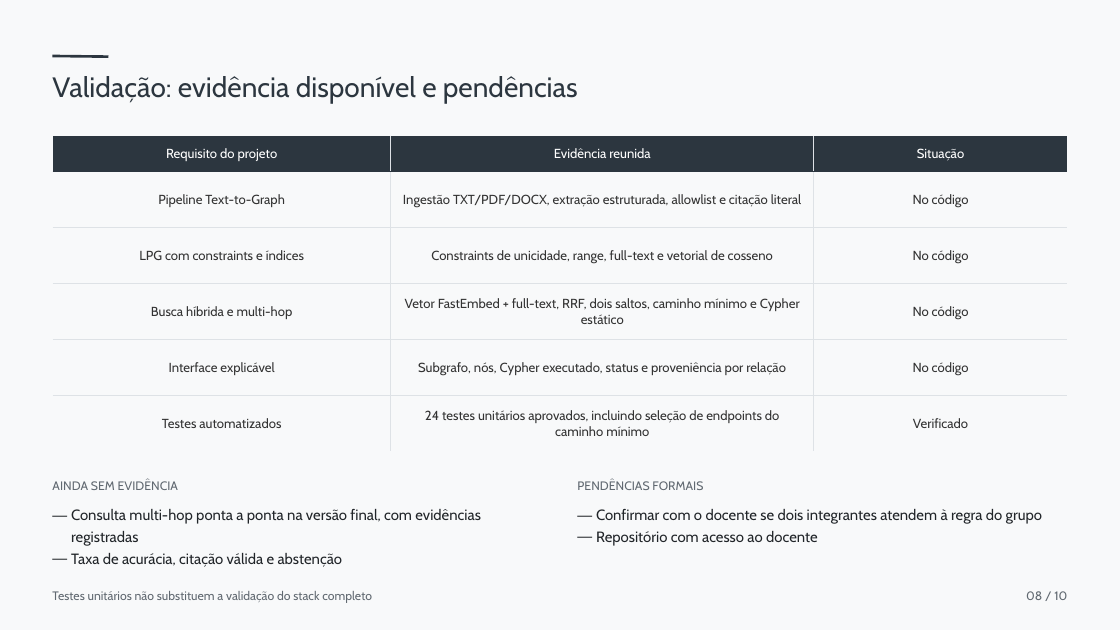
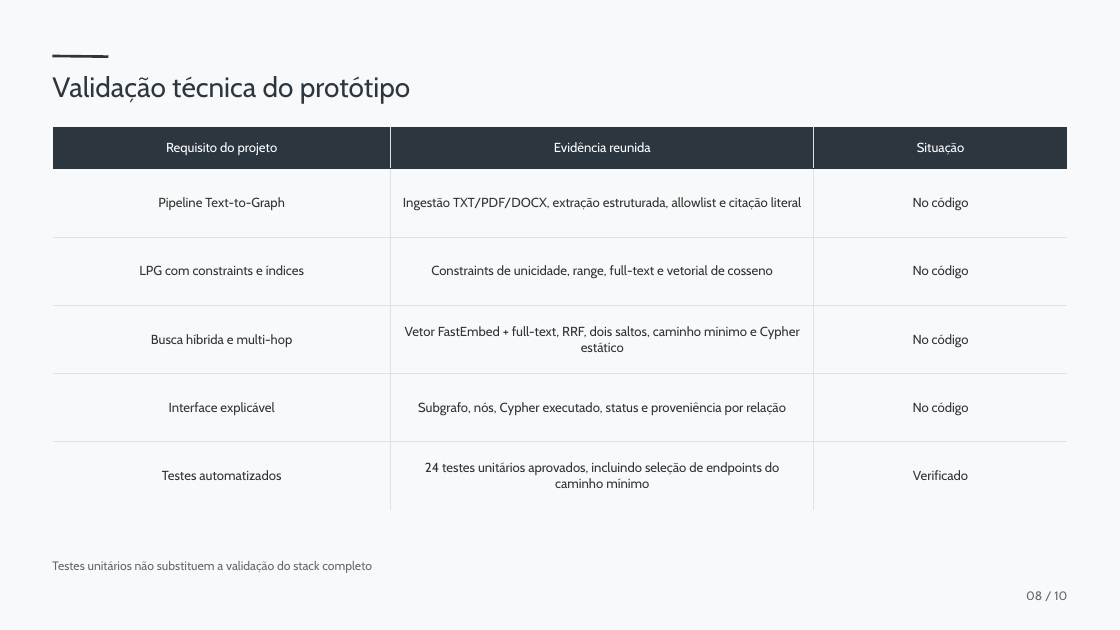
Before and after one commit to ARTHURNOBREGA1268/cinegrafo, a slide deck: slide 8 of docs/06_apresentacao_cinegrafo.pptx. Drawn at 1120x630 pixels with LibreOffice and Linux fonts; fonts in the diff are those of the drawing. Boxes give left, top, right and bottom in pixels: in the first picture for what was removed or moved away, otherwise in the second. Text is boxed around its words. In the diff, an @@ line names an element or a change of style, - is before the commit and + after.

Commit message:
docs: remove pending-items panels from validation slide

```diff
--- a/docs/06_apresentacao_cinegrafo.pptx
+++ b/docs/06_apresentacao_cinegrafo.pptx
@@ text at (x1=52, y1=76, x2=410, y2=104): text changed @@
-Validação: evidência disponível e pendências
+Validação técnica do protótipo
@@ table resized from (x1=52, y1=137, x2=1067, y2=452) to (x1=52, y1=127, x2=1067, y2=510) @@
@@ text removed at (x1=52, y1=479, x2=178, y2=490) @@
-AINDA SEM EVIDÊNCIA
@@ text removed at (x1=577, y1=479, x2=703, y2=490) @@
-PENDÊNCIAS FORMAIS
@@ text removed at (x1=71, y1=509, x2=481, y2=567) @@
-— Consulta multi-hop ponta a ponta na versão final, com evidências registradas
-— Taxa de acurácia, citação válida e abstenção
@@ text removed at (x1=596, y1=509, x2=1042, y2=546) @@
-— Confirmar com o docente se dois integrantes atendem à regra do grupo
-— Repositório com acesso ao docente
@@ text "Testes unitários não substituem a ..." moved from (x1=52, y1=591, x2=372, y2=603) to (x1=52, y1=561, x2=372, y2=573) @@
```
